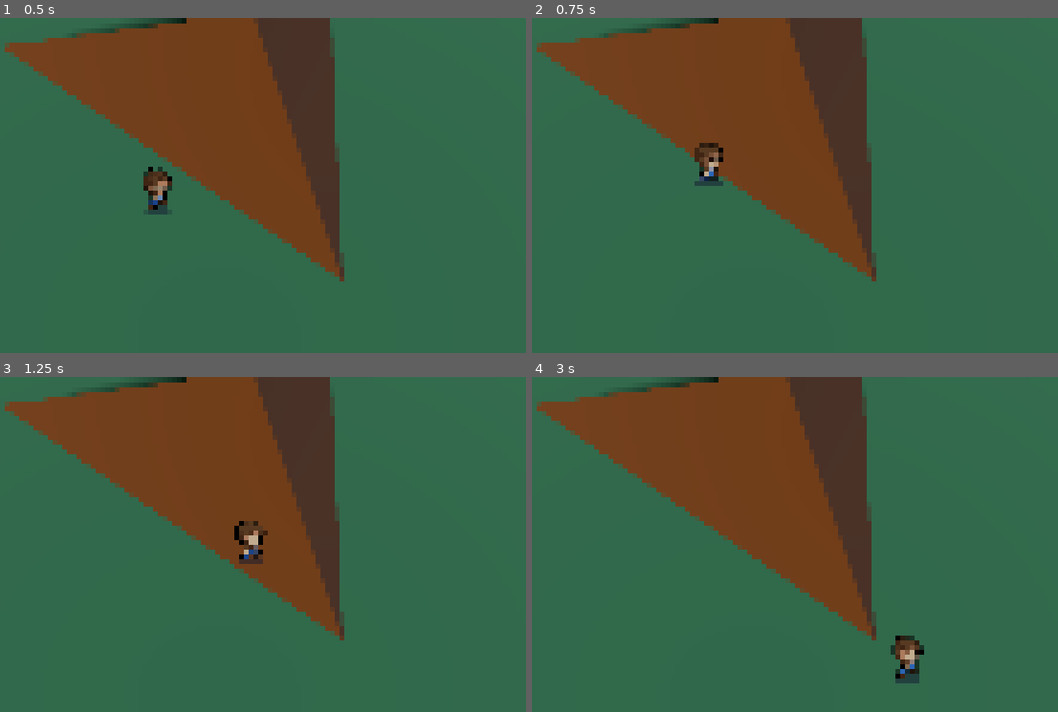
Above: before the commit, frames 1-4 (two rows, left to right).
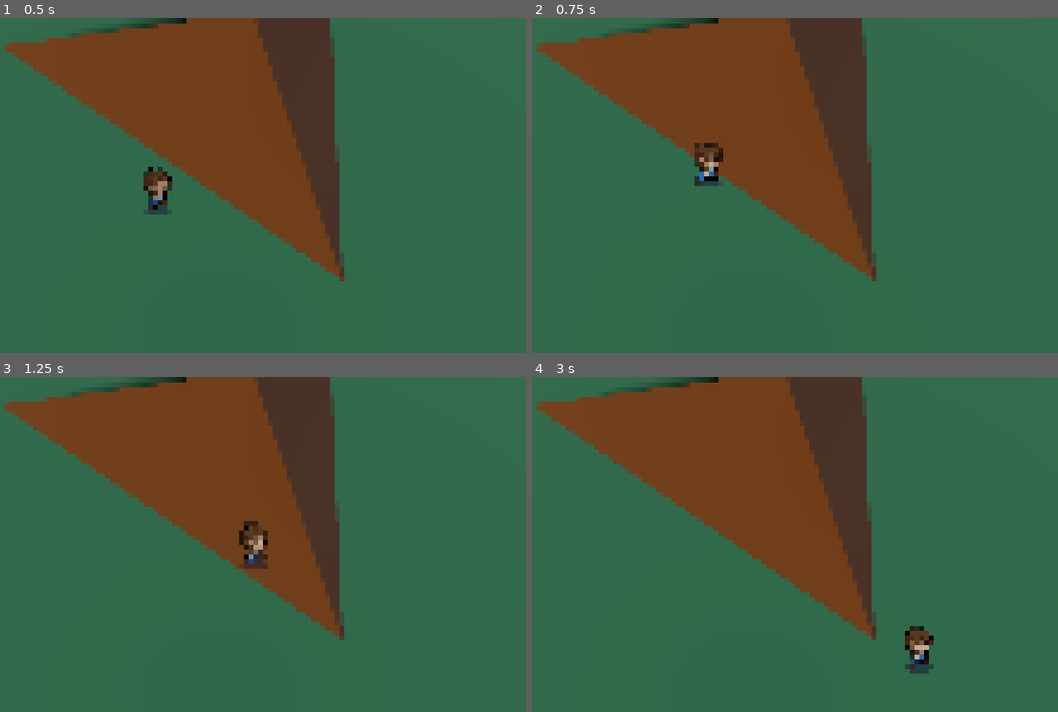
Above: after the commit, the same moments.

Repository: tahsin-s/PIxel-Perfect-3D
Game: Godot game, scene res://movement_test.tscn
Two runs of this game, one before a commit and one after it. Both use one fixed random seed, a clock stepped at 60 frames per second and the inputs below. The engine's default icon, where the game draws it, is replaced by a stand-in: a white triangle on a blue panel in a dark square.
Inputs:
- Up to frame 1 (0.5 s): no input
- Up to frame 2 (0.75 s): tap Enter (ui_accept) at 0.5 s; hold Right (ui_right) from 0.53 s (still down)
- Up to frame 3 (1.25 s): keep holding Right (ui_right); tap Enter (ui_accept) at 0.77 s
- Up to frame 4 (3 s): release Right (ui_right) at 1.28 s; hold Down (ui_down) 1.28-2.03 s; tap Enter (ui_accept) at 1.52 s; hold Right (ui_right) 2.03-2.78 s; hold Up (ui_up) from 2.78 s (still down)

Frame 1 is identical in both runs. In frame 2, 0.3% of the frame differs, in the area x 30-37%, y 37-49%; in frame 3, 0.5%; in frame 4, 1.0%, in the area x 68-77%, y 74-92%.

Commit message:
Snap player every frame

Diff:
--- a/char scenes/player_body.gd
+++ b/char scenes/player_body.gd
@@ -28,5 +28,4 @@
 		velocity.x += direction.x * ACCELERATION * delta * SPEED_SCALING.x
 		velocity.z += direction.z * ACCELERATION * delta * SPEED_SCALING.z
 	move_and_slide()
-	if velocity.length() <= MOVING_THRESH:
-		position = position.snapped(Globals.snap)
+	position = position.snapped(Globals.snap)
